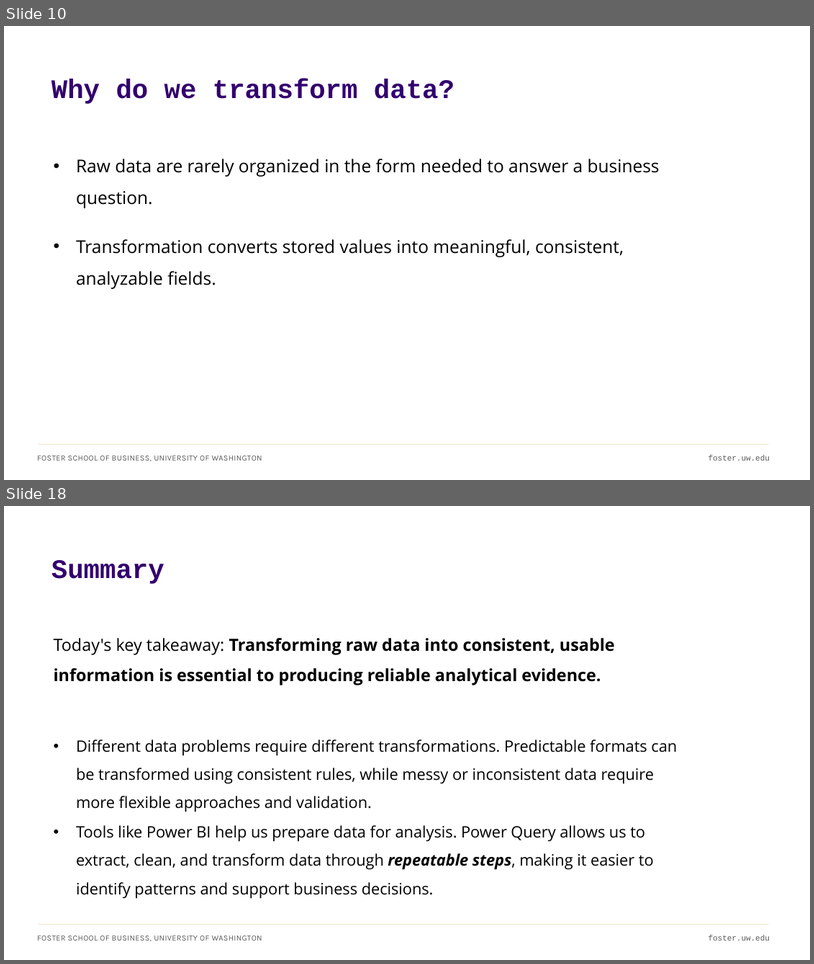
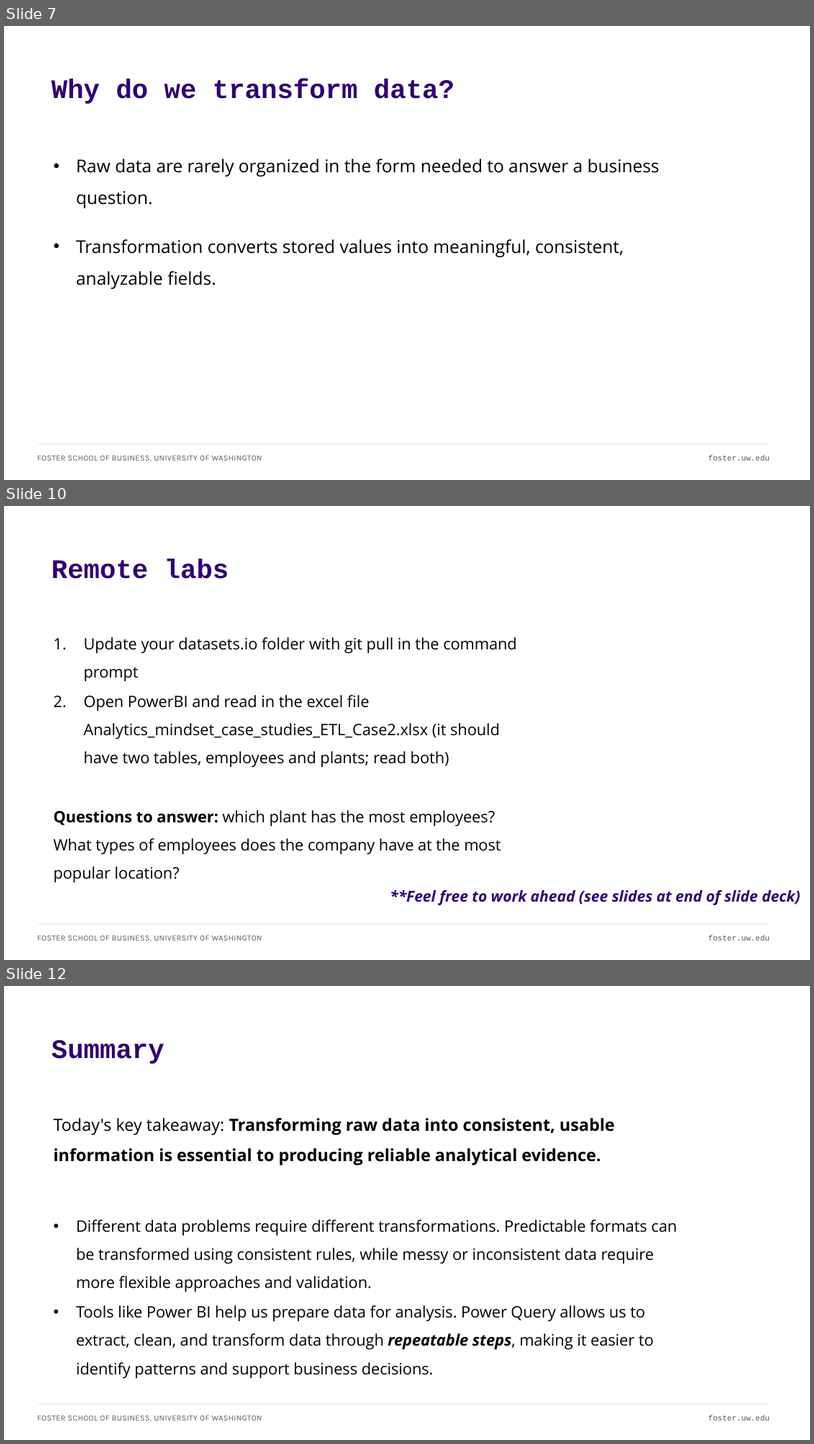
Before and after one commit to ashercurtis/slides.io, a slide deck: ACCTG320/ACCTG320Class04_2026.pptx. Shown one above the other, each under a label of ours: slides 10 and 18 before the commit, slides 7, 10 and 12 after it; the slides between them are not shown. The pictures are 814x964 and 814x1444 pixels, drawn with LibreOffice and Linux fonts; fonts in the diff are those of the drawing. Boxes give left, top, right and bottom in pixels: in the first picture for what was removed or moved away, otherwise in the second. Text is boxed around its words. In the diff, an @@ line names an element or a change of style, - is before the commit and + after.

```diff
--- a/ACCTG320/ACCTG320Class04_2026.pptx
+++ b/ACCTG320/ACCTG320Class04_2026.pptx
@@ slide 10 added at <box>4,506,810,960</box>, background #FFFFFF; not listed: 3 template elements that a slide beside it also shows @@
@@ title added at <box>52,559,229,579</box>, 32 pt, text #32006E, bold @@
+Remote labs
@@ text added at <box>54,637,517,883</box>, 18.7 pt, text #000000 @@
+1. Update your datasets.io folder with git pull in the command prompt
+2. Open PowerBI and read in the excel file Analytics_mindset_case_studies_ETL_Case2.xlsx (it should have two tables, employees and plants; read both)
+Questions to answer: which plant has the most employees? What types of employees does the company have at the most popular location?
@@ text added at <box>390,890,800,905</box>, 18 pt, text #32006E, bold, italic @@
+**Feel free to work ahead (see slides at end of slide deck)
@@ what was slide 10 is now slide 7 @@
@@ what was slide 18 is now slide 12 @@
```
Also in this commit, not shown: 6 slides changed, 1 other slide added, 2 slides removed, 2 other files.
